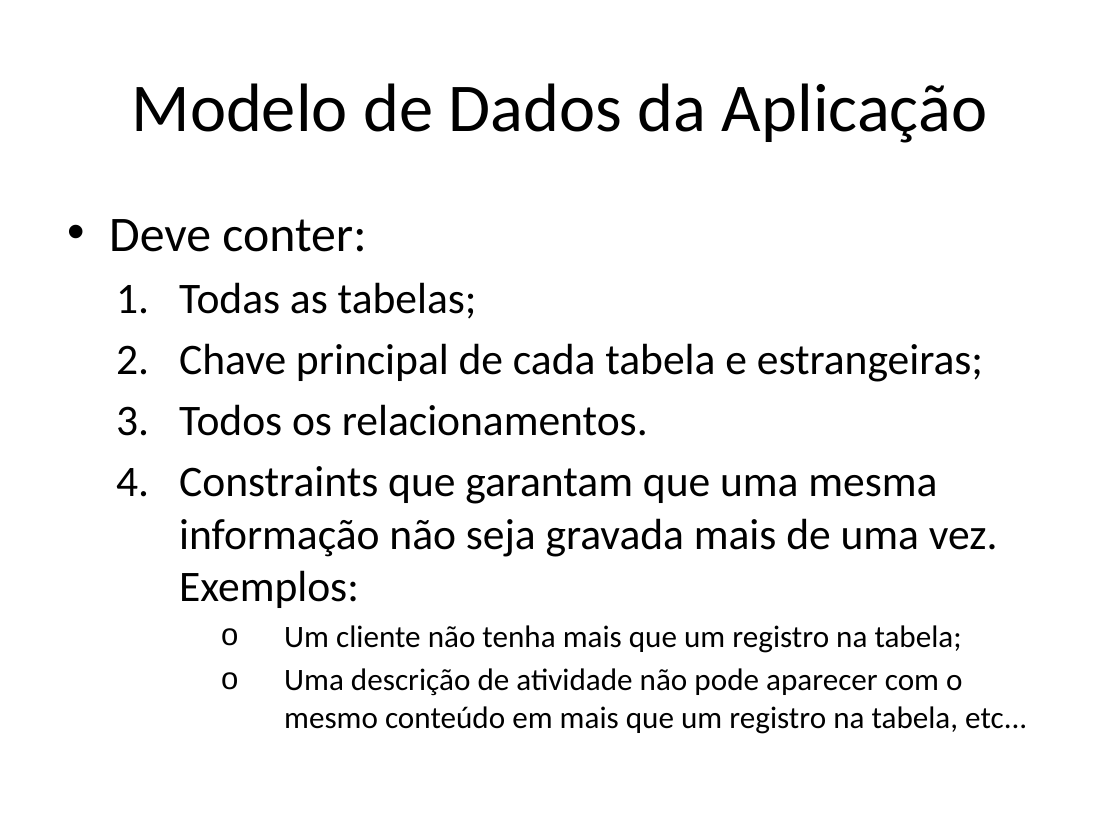
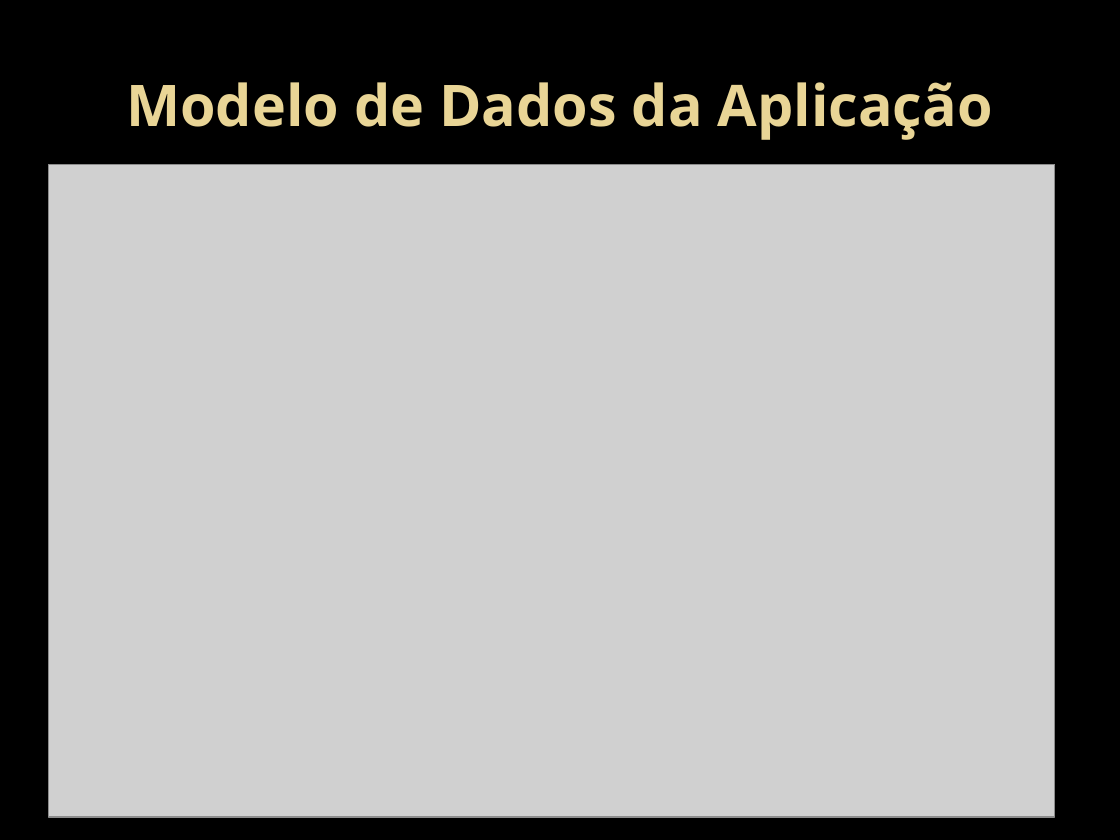
Before and after one commit to HamiltonSantos/FisioDiag, a slide deck: slide 9 of Design/ApresentaçãoDesign.pptx (slide 7 before the commit). Drawn at 1120x840 pixels with LibreOffice and Linux fonts; fonts in the diff are those of the drawing; grey boxes stand for pictures; background and template pictures are left out. Boxes give left, top, right and bottom in pixels: in the first picture for what was removed or moved away, otherwise in the second. Text is boxed around its words. In the diff, an @@ line names an element or a change of style, - is before the commit and + after.

```diff
--- a/Design/ApresentaçãoDesign.pptx
+++ b/Design/ApresentaçãoDesign.pptx
@@ background #FFFFFF to picture (left out) @@
@@ title "Modelo de Dados da Aplicação" at bbox=[126, 82, 993, 140]: size 44 to 36.9 pt, font Calibri to Open Sans, text colour #000000 to gradient #EAD696 to #E7D081, bold on @@
@@ picture added at bbox=[48, 165, 1055, 818] @@
@@ text removed at bbox=[109, 219, 1027, 734] @@
-• Deve conter:
-  1. Todas as tabelas;
-  2. Chave principal de cada tabela e estrangeiras;
-  3. Todos os relacionamentos.
-  4. Constraints que garantam que uma mesma informação não seja gravada mais de uma vez. Exemplos:
-      o Um cliente não tenha mais que um registro na tabela;
-      o Uma descrição de atividade não pode aparecer com o mesmo conteúdo em mais que um registro na tabela, etc...
```
Also in this commit, not shown: 5 other slides changed, 4 slides added, 2 slides removed.
